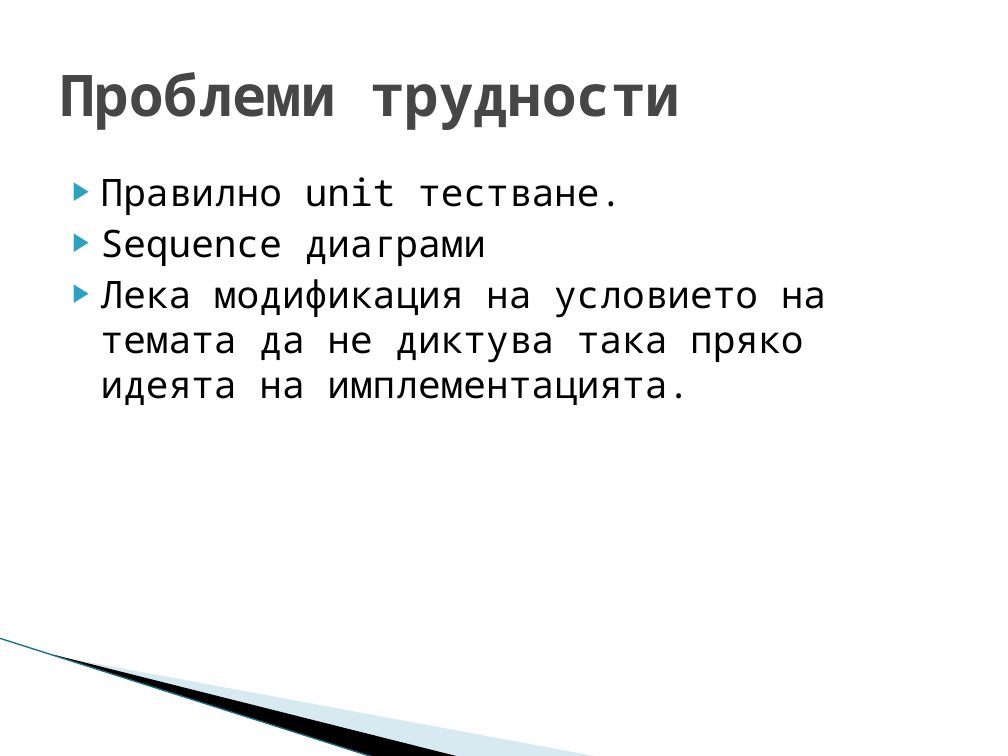
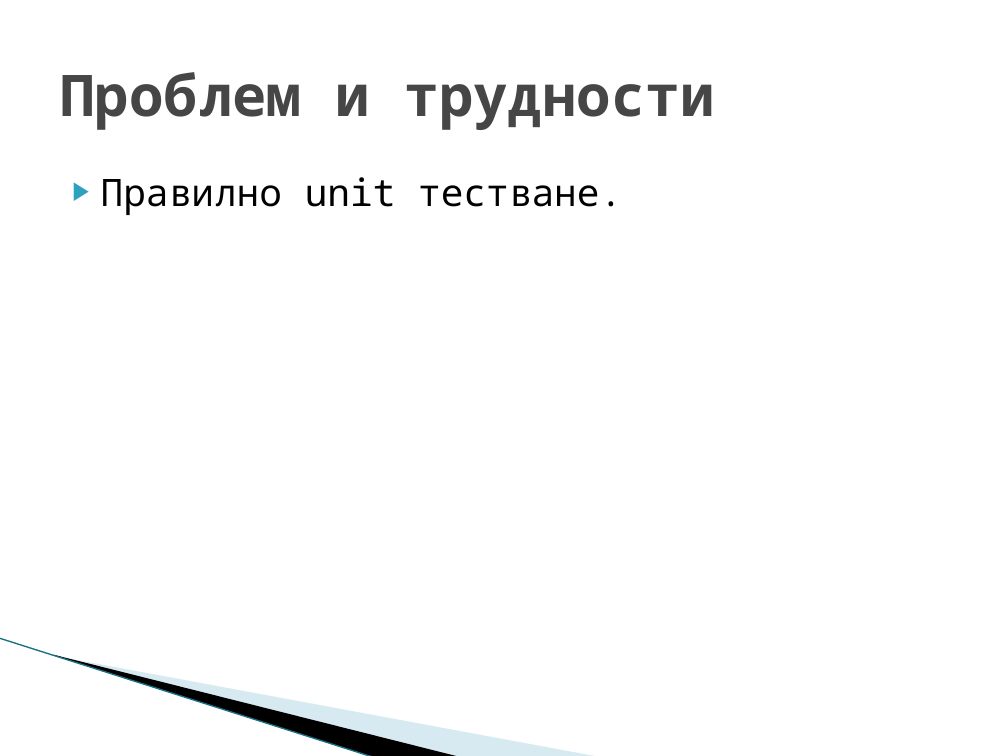
Before and after one commit to radko26/Sirma_ITT_JAVACOURSE_CHAT, a slide deck: slide 7 of chat/presentation.ppt (slide 6 before the commit). Drawn at 1008x756 pixels with LibreOffice and Linux fonts; fonts in the diff are those of the drawing; background and template pictures are left out. Boxes give left, top, right and bottom in pixels: in the first picture for what was removed or moved away, otherwise in the second. Text is boxed around its words. In the diff, an @@ line names an element or a change of style, - is before the commit and + after.

```diff
--- a/chat/presentation.ppt
+++ b/chat/presentation.ppt
@@ title at bbox=[60, 72, 715, 130]: spaces changed @@
-Проблеми трудности
+Проблем и трудности
@@ text at bbox=[101, 229, 826, 405]: paragraphs removed @@
-▶ Sequence диаграми
-▶ Лека модификация на условието на темата да не диктува така пряко идеята на имплементацията.
```
Also in this commit, not shown: 1 other slide changed, 1 slide added, 3 other files.
